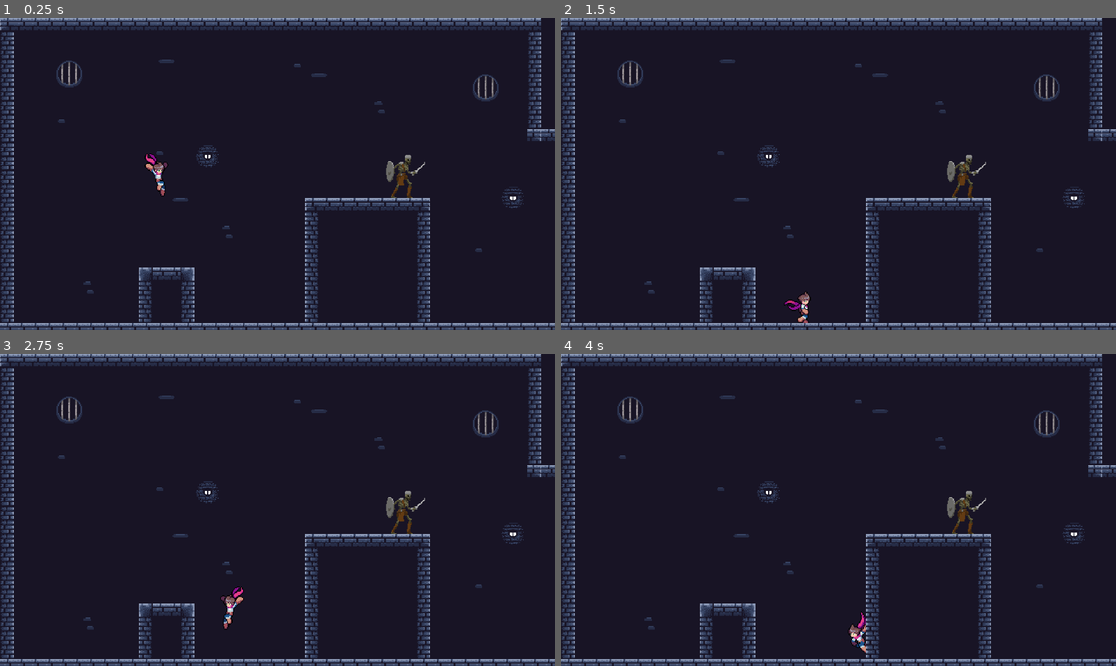
Above: before the commit, frames 1-4 (two rows, left to right).
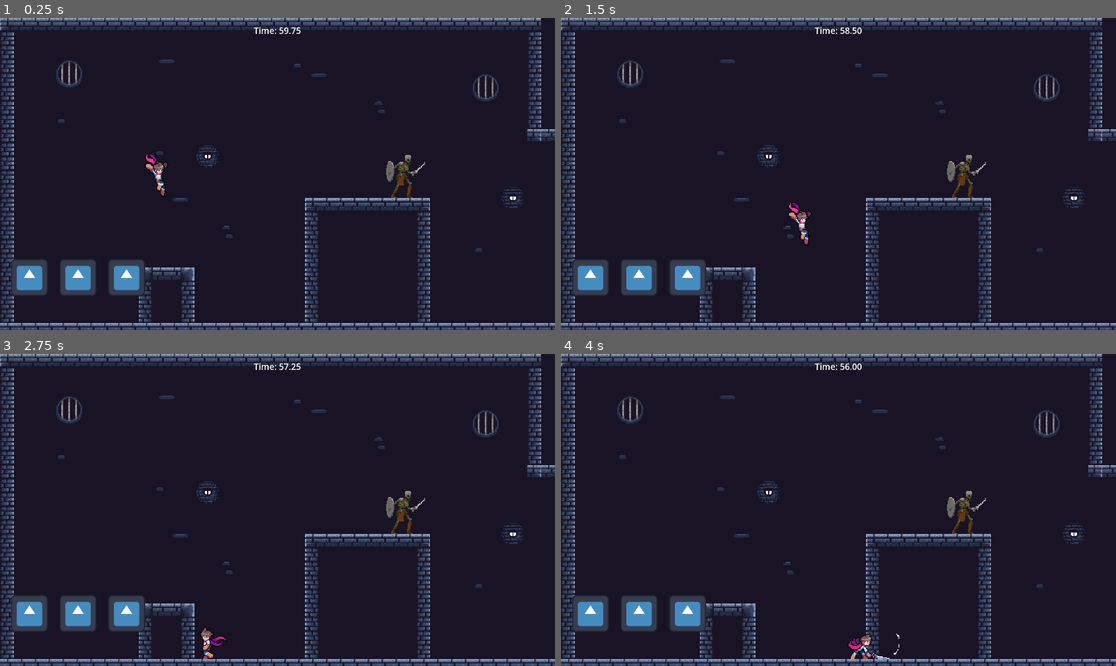
Above: after the commit, the same moments.

Repository: Yassin-Said/HorsesJam
Game: Godot game, scene res://assets/scenes/Level1.tscn
Two runs of this game, one before a commit and one after it. Both use one fixed random seed, a clock stepped at 60 frames per second and the inputs below. The engine's default icon, where the game draws it, is replaced by a stand-in: a white triangle on a blue panel in a dark square.
Inputs (mouse positions are in pixels of both pictures, inside the frame that each line leads up to):
- Up to frame 1 (0.25 s): no input
- Up to frame 2 (1.5 s): move the mouse to (960, 158) at 0.52 s; hold D (move_right) from 0.53 s (still down); tap F (attack) at 0.6 s; click (960, 158) at 0.67 s; tap Space (jump) at 0.77, 1.07 s; tap W (dash) at 0.8, 1.35 s; move the mouse to (727, 189) at 1.27 s
- Up to frame 3 (2.75 s): tap Space (jump) at 1.52, 1.82, 2.3 s; tap Shift (slide) at 1.55, 2.1 s; move the mouse to (333, 441) at 2.02 s; release D (move_right) at 2.03 s; hold A (move_left) from 2.03 s (still down)
- Up to frame 4 (4 s): move the mouse to (810, 572) at 2.77 s; release A (move_left) at 2.78 s; hold D (move_right) from 2.78 s (still down); tap Space (jump) at 2.85, 3.02, 3.32, 3.77 s; click (810, 572) at 2.92 s; tap F (attack) at 3.05, 3.6 s; move the mouse to (1005, 556) at 3.52 s; tap W (dash) at 3.8 s

The runs differ from the first frame. In frame 1, 2.1% of the frame differs, in the area x 2-55%, y 2-89%; in frame 2, 2.6%, in the area x 2-55%, y 2-98%; in frame 3, 2.6%; in frame 4, 2.6%.

Commit message:
[FIX] - Fix wall slide and [ADD] add PlayerUi

Diff:
--- a/assets/scenes/PlayerUi.tscn
+++ b/assets/scenes/PlayerUi.tscn
@@ -57,26 +57,25 @@
 horizontal_alignment = 1
 vertical_alignment = 1
 
-[node name="DashContainer" type="HBoxContainer" parent="." unique_id=1719378571]
-layout_mode = 0
+[node name="DashContainer" type="HBoxContainer" parent="CanvasLayer" unique_id=1719378571]
 offset_left = 20.0
 offset_top = 783.0
 offset_right = 520.0
 offset_bottom = 1013.0
 
-[node name="TextureRect" type="TextureRect" parent="DashContainer" unique_id=320550991]
+[node name="TextureRect" type="TextureRect" parent="CanvasLayer/DashContainer" unique_id=320550991]
 layout_mode = 2
 size_flags_horizontal = 3
 texture = ExtResource("2_pxrjx")
 stretch_mode = 3
 
-[node name="TextureRect2" type="TextureRect" parent="DashContainer" unique_id=1841190198]
+[node name="TextureRect2" type="TextureRect" parent="CanvasLayer/DashContainer" unique_id=1841190198]
 layout_mode = 2
 size_flags_horizontal = 3
 texture = ExtResource("2_pxrjx")
 stretch_mode = 3
 
-[node name="TextureRect3" type="TextureRect" parent="DashContainer" unique_id=77593967]
+[node name="TextureRect3" type="TextureRect" parent="CanvasLayer/DashContainer" unique_id=77593967]
 layout_mode = 2
 size_flags_horizontal = 3
 texture = ExtResource("2_pxrjx")
--- a/assets/scenes/player.tscn
+++ b/assets/scenes/player.tscn
@@ -3,6 +3,7 @@
 [ext_resource type="Script" uid="uid://udlmr5chy0m8" path="res://assets/scripts/player.gd" id="1_onrkg"]
 [ext_resource type="Texture2D" uid="uid://cbvkvypcwogti" path="res://assets/textures/male_hero.png" id="2_s027a"]
 [ext_resource type="Texture2D" uid="uid://cr2nbqhtk2y2d" path="res://assets/textures/male_hero_new_sheets.png" id="3_14505"]
+[ext_resource type="PackedScene" uid="uid://ct52a16340h63" path="res://assets/scenes/PlayerUi.tscn" id="4_4wcc8"]
 
 [sub_resource type="RectangleShape2D" id="RectangleShape2D_s027a"]
 size = Vector2(20, 37)
@@ -58,6 +59,34 @@
 atlas = ExtResource("2_s027a")
 region = Rect2(512, 640, 128, 128)
 
+[sub_resource type="AtlasTexture" id="AtlasTexture_ejyuu"]
+atlas = ExtResource("2_s027a")
+region = Rect2(0, 1280, 128, 128)
+
+[sub_resource type="AtlasTexture" id="AtlasTexture_q7tnn"]
+atlas = ExtResource("2_s027a")
+region = Rect2(128, 1280, 128, 128)
+
+[sub_resource type="AtlasTexture" id="AtlasTexture_egan2"]
+atlas = ExtResource("2_s027a")
+region = Rect2(128, 1280, 128, 128)
+
+[sub_resource type="AtlasTexture" id="AtlasTexture_21upx"]
+atlas = ExtResource("2_s027a")
+region = Rect2(256, 1280, 128, 128)
+
+[sub_resource type="AtlasTexture" id="AtlasTexture_sbimy"]
+atlas = ExtResource("2_s027a")
+region = Rect2(384, 1280, 128, 128)
+
+[sub_resource type="AtlasTexture" id="AtlasTexture_vjfq5"]
+atlas = ExtResource("2_s027a")
+region = Rect2(512, 1280, 128, 128)
+
+[sub_resource type="AtlasTexture" id="AtlasTexture_0yak7"]
+atlas = ExtResource("2_s027a")
+region = Rect2(640, 1280, 128, 128)
+
 [sub_resource type="AtlasTexture" id="AtlasTexture_e3as1"]
 atlas = ExtResource("2_s027a")
 region = Rect2(0, 3072, 128, 128)
@@ -461,6 +490,41 @@
 }],
 "loop": false,
 "name": &"dash",
+"speed": 15.0
+}, {
+"frames": [{
+"duration": 1.0,
+"texture": SubResource("AtlasTexture_ejyuu")
+}, {
+"duration": 1.0,
+"texture": SubResource("AtlasTexture_q7tnn")
+}, {
+"duration": 1.0,
+"texture": SubResource("AtlasTexture_egan2")
+}, {
+"duration": 1.0,
+"texture": SubResource("AtlasTexture_egan2")
+}, {
+"duration": 1.0,
+"texture": SubResource("AtlasTexture_egan2")
+}, {
+"duration": 1.0,
+"texture": SubResource("AtlasTexture_egan2")
+}, {
+"duration": 1.0,
+"texture": SubResource("AtlasTexture_21upx")
+}, {
+"duration": 1.0,
+"texture": SubResource("AtlasTexture_sbimy")
+}, {
+"duration": 1.0,
+"texture": SubResource("AtlasTexture_vjfq5")
+}, {
+"duration": 1.0,
+"texture": SubResource("AtlasTexture_0yak7")
+}],
+"loop": false,
+"name": &"dash_up",
 "speed": 15.0
 }, {
 "frames": [{
@@ -808,8 +872,9 @@
 [node name="AnimatedSprite2D" type="AnimatedSprite2D" parent="CharacterBody2D" unique_id=672851028]
 texture_filter = 1
 sprite_frames = SubResource("SpriteFrames_00pic")
-animation = &"slide"
-frame = 7
+animation = &"dash_up"
+frame = 9
+frame_progress = 1.0
 
 [node name="Sprite2D" type="Sprite2D" parent="CharacterBody2D" unique_id=1335801446]
 visible = false
@@ -825,4 +890,6 @@
 shape = SubResource("RectangleShape2D_ike5y")
 disabled = true
 
+[node name="PlayerUi" parent="." unique_id=24420542 instance=ExtResource("4_4wcc8")]
+
 [connection signal="animation_finished" from="CharacterBody2D/AnimatedSprite2D" to="CharacterBody2D" method="_on_animated_sprite_2d_animation_finished"]
--- a/assets/scripts/PlayerUi.gd
+++ b/assets/scripts/PlayerUi.gd
@@ -9,16 +9,15 @@
 var penalty_tween: Tween
 
 @export var max_dashes: int = 3
-@export var dash_recharge_time: float = 2.0
+@export var dash_recharge_time: float = 1.5
 
 var current_dashes: int
-#var dash_cooldowns: Array[float] = []
 var recharge_timer: float = 0.0
 var recharge_queue: int = 0
 
 @onready var timer_label: RichTextLabel = $CanvasLayer/Control/TimerLabel
 @onready var penalty_label: RichTextLabel = $CanvasLayer/TimePenaltyLabel
-@onready var dash_container = $DashContainer
+@onready var dash_container: HBoxContainer = $CanvasLayer/DashContainer
 @onready var control: Control = $CanvasLayer/Control
 
 var original_position
@@ -36,15 +35,15 @@
 func _process(delta):
 	update_timer(delta)
 	update_dash_recharge(delta)
-	if Input.is_action_just_pressed("attack"):
-		apply_time_penalty()
-	if Input.is_action_just_pressed("jump"):
-		use_dash()
+	#if Input.is_action_just_pressed("attack"):
+		#apply_time_penalty()
+	#if Input.is_action_just_pressed("jump"):
+		#use_dash()
 
 func update_timer(delta):
 	if current_time <= 0:
 		current_time = 0
-		print("gars na pu le temps")
+		#print("gars na pu le temps")
 		return
 
 	current_time -= delta
@@ -71,7 +70,7 @@
 	if current_time < 0:
 		current_time = 0
 		update_timer_display()
-		print("gars na pu le temps parce que ou la touche un zafaire te dangereux")
+		#print("gars na pu le temps parce que ou la touche un zafaire te dangereux")
 	show_penalty(amount)
 
 func show_penalty(amount: float):
--- a/assets/scripts/player.gd
+++ b/assets/scripts/player.gd
@@ -6,42 +6,48 @@
 @onready var attack_area: CollisionShape2D = $AttackArea/CollisionShape2D
 @onready var animation_player: AnimatedSprite2D = $AnimatedSprite2D
 @onready var player_sprite: Sprite2D = $Sprite2D
+@onready var player_ui: Control = $"../PlayerUi"
 
 const SPEED = 100.0
 const SPEED_IN_JUMP = 10.0
 const JUMP_VELOCITY = -200.0
 
 var fliped = false
-var land_on_wall = false
 var jumped_from_wall = false
 var jumping = false
 var sliding = false
 var current_dashing_key = ""
 var sliding_speed = 0
-var holding = false
 var cooldown_wall : float = 0
 var is_attacking = false
 var key_history = {"move_left": 0, "move_right": 0, "dash": 0}
 var dash_direction = Vector2.ZERO
 var current_key = ""
 var dash_speed = 500.0
-var dash_duration = 0.05
+var dash_duration = 0.1
 var dash_timer = 0.0
 var reset_key = 0
 var dashing = false
+var double_jump = false
+
+var wall_sliding = false
+var wall_slide_speed = 40.0
+var last_wall_dir = 0
+
+var base_sprite_x = 0.0
 
 func _ready() -> void:
+	base_sprite_x = animation_player.position.x
 	animation_player.play("idle")
 
-func jump_from_wall():
-	if holding:
-		cooldown_wall = 0.5
-		velocity = Vector2(100 * get_wall_normal().x, -300)
-		if holding == true:
-			reset_player_pos()
-		holding = false
-		jumped_from_wall = true
-		animation_player.play("wall_jump")
+func wall_jump():
+	var wall_dir = get_wall_normal().x
+	jumped_from_wall = true
+	wall_sliding = false
+	velocity.x = wall_dir * 100
+	velocity.y = -300
+	animation_player.play("wall_jump")
+	cooldown_wall = 0.2
 
 func flip_collision(direction):
 	if direction > 0:
@@ -61,48 +67,44 @@
 	else:
 		animation_player.position.x += 5
 
-func check_wall_collision(delta: float, direction: float):
+func check_wall_slide(direction):
+	wall_sliding = false
+
+	if is_on_wall() and not is_on_floor() and velocity.y > 0:
+
+		var wall_dir = get_wall_normal().x
+
+		if direction == -wall_dir:
+			wall_sliding = true
+			last_wall_dir = wall_dir
+			jumped_from_wall = false
+
+			velocity.y = min(velocity.y, wall_slide_speed)
+
+			animation_player.play("wall_slide")
+			animation_player.flip_h = wall_dir < 0
+
+			if wall_dir < 0:
+				animation_player.position.x = base_sprite_x + 3
+			else:
+				animation_player.position.x = base_sprite_x - 5
+
+	if not wall_sliding:
+		animation_player.position.x = base_sprite_x
+
+func check_fall():
+	if not is_on_floor() and not jumped_from_wall and not jumping and not is_attacking:
+		animation_player.play("fall_loop")
+
+func check_direction(direction: float):
 	if direction:
-		if is_on_wall() and not is_on_floor() and cooldown_wall <= 0:
-			if (is_on_wall() and get_wall_normal().x > 0 and direction < 0) or (is_on_wall() and get_wall_normal().x < 0 and direction > 0):
-				if not holding:
-					if get_wall_normal().x < 0:
-						animation_player.position.x += 3
-					else:
-						animation_player.position.x -= 5
-				holding = true
-				jumping = false
-			else:
-				return
-			jumped_from_wall = false
-			if not land_on_wall:
-				velocity.y = 0
-				land_on_wall = true
-			velocity.y += 200 * delta
-			animation_player.play("wall_slide")
-			flip_collision(get_wall_normal().x)
-			if get_wall_normal().x < 0:
-				#animation_player.position.x = ray_point.x
-				animation_player.flip_h = true
-			else:
-				#animation_player.position.x = ray_point.x
-				animation_player.flip_h = false
-		else:
-			land_on_wall = false
-
-func check_fall():
-	if not is_on_floor() and not holding and not jumped_from_wall and not jumping and not is_attacking:
-		animation_player.play("fall_loop")
-
-func check_direction(direction: float, delta: float):
-	if direction:
-		if not holding and not jumped_from_wall and not sliding:
+		if not jumped_from_wall and not sliding and not wall_sliding:
 			flip_collision(direction)
 			if direction < 0 :
 				animation_player.flip_h = true
 			else:
 				animation_player.flip_h = false
-		if holding == true or sliding == true or dashing == true or is_attacking == true:
+		if sliding == true or dashing == true or is_attacking == true:
 			return
 		if direction < 0 and is_on_floor():
 			if not jumping:
@@ -112,18 +114,13 @@
 				animation_player.play("walk")
 		if not jumped_from_wall:
 			velocity.x = direction * SPEED
-		#else:
-			#velocity.x = direction * SPEED_IN_JUMP
-	else:
-		if holding == true:
-			reset_player_pos()
-		holding = false
+	else:
 		if not is_on_wall() and not jumped_from_wall:
 			velocity.x = move_toward(velocity.x, 0, SPEED)
 			if jumping == false and not is_attacking and not sliding:
 				animation_player.play("idle")
 
-func check_slide(direction, delta):
+func check_slide(delta):
 	if is_on_floor() and not sliding and not is_attacking:
 		if Input.is_action_just_pressed("slide"):
 			sliding_speed = 200
@@ -148,9 +145,6 @@
 		key_history[key] = 0
 
 func start_dash(dir: Vector2):
-	if holding == true:
-		reset_player_pos()
-	holding = false
 	jumped_from_wall = false
 	dash_direction = dir.normalized()
 	dash_timer = dash_duration
@@ -160,7 +154,7 @@
 	if dashing:
 		dash_timer -= delta
 
-		if current_dashing_key == "jump":
+		if current_dashing_key == "dash":
 			velocity = dash_direction * 250
 		else:
 			velocity = dash_direction * dash_speed
@@ -171,9 +165,9 @@
 	reset_key -= delta
 	if reset_key <= 0:
 		clear_dash()
-	if not is_on_floor() and not holding and not is_attacking:
+	if not is_on_floor() and not is_attacking:
 		for key in key_history:
-			if Input.is_action_just_pressed(key):
+			if Input.is_action_just_pressed(key) and player_ui.current_dashes > 0:
 				reset_key = 0.2
 				key_history[key] += 1
 			if key_history[key] >= 2:
@@ -185,7 +179,9 @@
 					animation_player.play("dash")
 					start_dash(Vector2.RIGHT)
 				if key == "dash":
+					animation_player.play("dash_up")
 					start_dash(Vector2.UP)
+				player_ui.use_dash()
 				dashing = true
 				clear_dash()
 	else:
@@ -196,26 +192,27 @@
 	var direction := Input.get_axis("move_left", "move_right")
 
 	if not is_on_floor():
-		if not holding:
-			velocity += get_gravity() * delta * 0.6
+		velocity += get_gravity() * delta * 0.6
 	else:
 		jumping= false
-		if holding == true:
-			reset_player_pos()
-		holding = false
+		double_jump = false
 		jumped_from_wall = false
 	if Input.is_action_just_pressed("jump") and not is_attacking:
-		if is_on_floor():
+		if is_on_floor() and not double_jump:
 			jumping = true
 			velocity.y = JUMP_VELOCITY
 			animation_player.play("jump")
-		elif not is_on_floor() and is_on_wall():
-			jump_from_wall()
+		elif wall_sliding:
+			wall_jump()
+		if not is_on_floor() and not is_on_wall() and not double_jump:
+			double_jump = true
+			velocity.y = JUMP_VELOCITY
+			animation_player.play("jump")
 	attack()
-	check_wall_collision(delta, direction)
-	check_direction(direction, delta)
+	check_wall_slide(direction)
+	check_direction(direction)
 	check_fall()
-	check_slide(direction, delta)
+	check_slide(delta)
 	check_dash(delta)
 	apply_dash(delta)
 	move_and_slide()
@@ -223,7 +220,6 @@
 func attack():
 	if Input.is_action_just_pressed("attack") and not is_attacking:
 		is_attacking = true
-		var direction := Input.get_axis("ui_left", "ui_right")
 		if animation_player.flip_h == true:
 			attack_area.position.x = -33
 		elif animation_player.flip_h == false:
@@ -233,9 +229,6 @@
 
 func _on_attack_area_body_entered(body: Node2D) -> void:
 	print("you hit something")
-	#if body.is_in_group("Enemies"):
-		#body.take_damage()
-	pass # Replace with function body.
 
 func _on_animated_sprite_2d_animation_finished() -> void:
 	if animation_player.animation == "dash":
